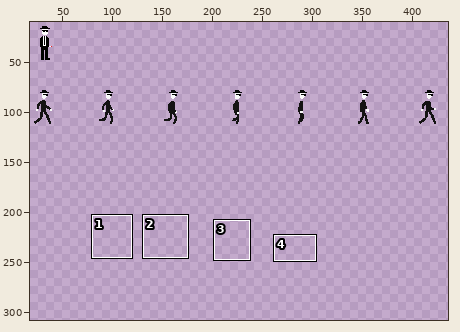
A sprite sheet gets an edit: assets/mibSheet.png. Above: a wide view before the commit, with the close-up outlined.
Close-up. The starting point:
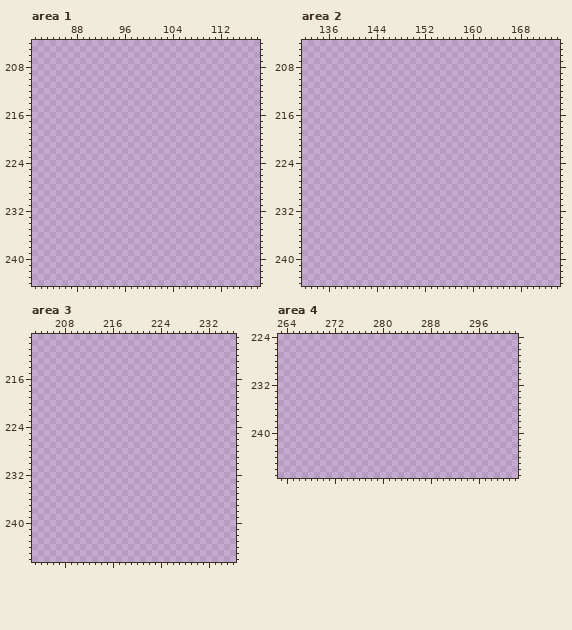
The file is 448x448 pixels. Shown: area 1: x 81..118, y 204..244; area 2: x 132..174, y 204..244; area 3: x 203..236, y 209..246; area 4: x 263..302, y 224..247. The wide view leaves out empty margins. The commit also changed other parts of the picture, which this record leaves out.
And afterwards:
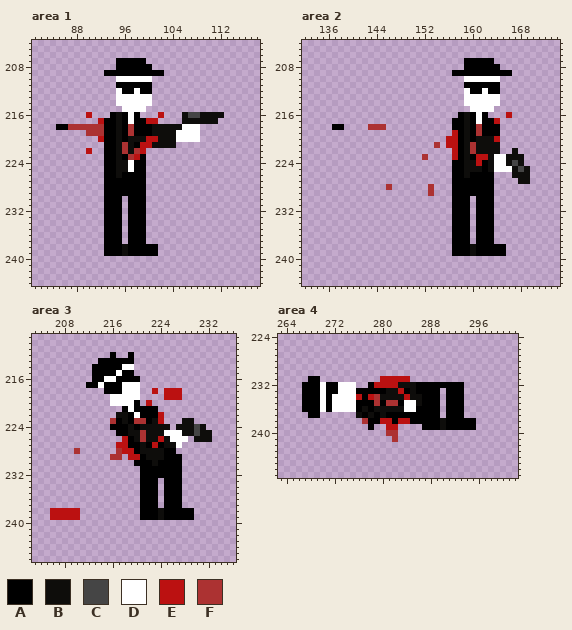
Palette (. is transparent): A #000000  B #0e0d0b  C #454545  D #ffffff  E #bb1111  F #ac3232
Difference:
--- area 1
@@ x 81..118 @@
 206 ......................................
-207 ......................................
-208 ......................................
-209 ......................................
-210 ......................................
-211 ......................................
-212 ......................................
-213 ......................................
-214 ......................................
-215 ......................................
-216 ......................................
-217 ......................................
-218 ......................................
-219 ......................................
-220 ......................................
-221 ......................................
-222 ......................................
-223 ......................................
-224 ......................................
-225 ......................................
-226 ......................................
-227 ......................................
-228 ......................................
-229 ......................................
-230 ......................................
-231 ......................................
-232 ......................................
-233 ......................................
-234 ......................................
-235 ......................................
-236 ......................................
-237 ......................................
-238 ......................................
-239 ......................................
+207 ..............AAAAA...................
+208 ..............AAAAAA..................
+209 ............AAAAAAAAAA................
+210 ..............DDDDDD..................
+211 ..............AAAAAA..................
+212 ..............DAADAA..................
+213 ..............DDDDDD..................
+214 ..............DDDDDD..................
+215 ...............DDDD...................
+216 .........E...ABADA...E...BCCBBBB......
+217 ...........EAABADAAEE....BBBBBB.......
+218 ....AAFFFFFFAABAFAAABBBBBDDD..........
+219 .........FFFAABAFAAABBBBDDDD..........
+220 ...........EAABABBBEEBBBDDDD..........
+221 ............AABFBAEEBBBB..............
+222 .........E..AABFBFE...................
+223 ............AABAFEA...................
+224 ............AABBDAA...................
+225 ............AABBDAA...................
+226 ............AABAAAA...................
+227 ............AAAAAAA...................
+228 ............AAAAAAA...................
+229 ............AAAAAAA...................
+230 ............AAA.AAA...................
+231 ............AAA.AAA...................
+232 ............AAA.AAA...................
+233 ............AAA.AAA...................
+234 ............AAA.AAA...................
+235 ............AAA.AAA...................
+236 ............AAA.AAA...................
+237 ............AAA.AAA...................
+238 ............AAABAAAAA.................
+239 ............AAABAAAAA.................
 240 ......................................
--- area 2
@@ x 132..174 @@
 206 ...........................................
-207 ...........................................
-208 ...........................................
-209 ...........................................
-210 ...........................................
-211 ...........................................
-212 ...........................................
-213 ...........................................
-214 ...........................................
-215 ...........................................
-216 ...........................................
-217 ...........................................
-218 ...........................................
-219 ...........................................
-220 ...........................................
-221 ...........................................
-222 ...........................................
-223 ...........................................
-224 ...........................................
-225 ...........................................
-226 ...........................................
-227 ...........................................
-228 ...........................................
-229 ...........................................
-230 ...........................................
-231 ...........................................
-232 ...........................................
-233 ...........................................
-234 ...........................................
-235 ...........................................
-236 ...........................................
-237 ...........................................
-238 ...........................................
-239 ...........................................
+207 ...........................AAAAA...........
+208 ...........................AAAAAA..........
+209 .........................AAAAAAAAAA........
+210 ...........................DDDDDD..........
+211 ...........................AAAAAA..........
+212 ...........................DAADAA..........
+213 ...........................DDDDDD..........
+214 ...........................DDDDDD..........
+215 ............................DDDD...........
+216 ..........................ABADA...E........
+217 .........................AABADAAE..........
+218 .....AA....FFF...........AABAFAAA..........
+219 .........................EABAFAAA..........
+220 ........................EEABABBBE..........
+221 ......................F.EEABFBBBB..........
+222 .........................EABFBBBB..B.......
+223 ....................F....EABAEEBDDBBB......
+224 .........................AABBEABDDBCB......
+225 .........................AABBBABDDDBCB.....
+226 .........................AABAAAA...BBB.....
+227 .........................AAAAAAA....BB.....
+228 ..............F......F...AAAAAAA...........
+229 .....................F...AAAAAAA...........
+230 .........................AAA.AAA...........
+231 .........................AAA.AAA...........
+232 .........................AAA.AAA...........
+233 .........................AAA.AAA...........
+234 .........................AAA.AAA...........
+235 .........................AAA.AAA...........
+236 .........................AAA.AAA...........
+237 .........................AAA.AAA...........
+238 .........................AAABAAAAA.........
+239 .........................AAABAAAAA.........
 240 ...........................................
--- area 3
@@ x 203..236 @@
 211 ..................................
-212 ..................................
-213 ..................................
-214 ..................................
-215 ..................................
-216 ..................................
-217 ..................................
-218 ..................................
-219 ..................................
-220 ..................................
-221 ..................................
-222 ..................................
-223 ..................................
-224 ..................................
-225 ..................................
-226 ..................................
-227 ..................................
-228 ..................................
-229 ..................................
-230 ..................................
-231 ..................................
-232 ..................................
-233 ..................................
-234 ..................................
-235 ..................................
-236 ..................................
-237 ..................................
-238 ..................................
-239 ..................................
+212 .............A..A.................
+213 ...........AAAAAA.................
+214 ..........AAAAADD.................
+215 ..........AAAADAA.................
+216 ..........AADDAAAA................
+217 .........AADAAADDD................
+218 ............AAADDD..E.EEE.........
+219 .............DDDDD....EEE.........
+220 .............DDDDA.E..............
+221 ...............ADAAAA.............
+222 ..............BBADAAAE............
+223 .............FABAFFABE...BB.......
+224 .............AAABABBBBB.BBBCB.....
+225 ..............AABBFBBBDDDBBCBB....
+226 ...............EABFBBEBDDD.BBB....
+227 ..............EEAABAEABBD.........
+228 .......F......FEEABBBBAA..........
+229 .............FF.EEABBBAAA.........
+230 .................AAABAAAA.........
+231 ..................AAAAAAA.........
+232 ..................AAAAAAA.........
+233 ..................AAA.AAA.........
+234 ..................AAA.AAA.........
+235 ..................AAA.AAA.........
+236 ..................AAA.AAA.........
+237 ..................AAA.AAA.........
+238 ...EEEEE..........AAABAAAAA.......
+239 ...EEEEE..........AAABAAAAA.......
 240 ..................................
--- area 4
@@ x 263..302 @@
 230 ........................................
-231 ........................................
-232 ........................................
-233 ........................................
-234 ........................................
-235 ........................................
-236 ........................................
-237 ........................................
-238 ........................................
-239 ........................................
-240 ........................................
-241 ........................................
+231 .....AA..........EEEEE..................
+232 ....AAADAADDD..AEEEEBBBAAAAAAAA.........
+233 ....AAADAADDDAAAAABBEABAAAA.AAA.........
+234 ....AAADADDDDEAEFBBBBEBBAAA.AAA.........
+235 ....AAADADDDDAAAFAFFADDBAAA.AAA.........
+236 ....AAADADDDDABABBBBBDDAAAA.AAA.........
+237 .....AA......BABABAAAAAAAAA.AAA.........
+238 ..............FAAEEAEEAAAAABAAAAA.......
+239 ...............A..EE....AAABAAAAA.......
+240 ..................FF....................
+241 ...................F....................
 242 ........................................
Changed places in both close-ups, as pixel boxes (x1, y1, x2, y2):
added: (56, 58, 224, 256)
added: (422, 58, 530, 256)
added: (332, 124, 386, 130)
added: (386, 184, 392, 190)
added: (86, 352, 212, 520)
added: (74, 448, 80, 454)
added: (50, 508, 80, 520)
added: (302, 376, 476, 442)
